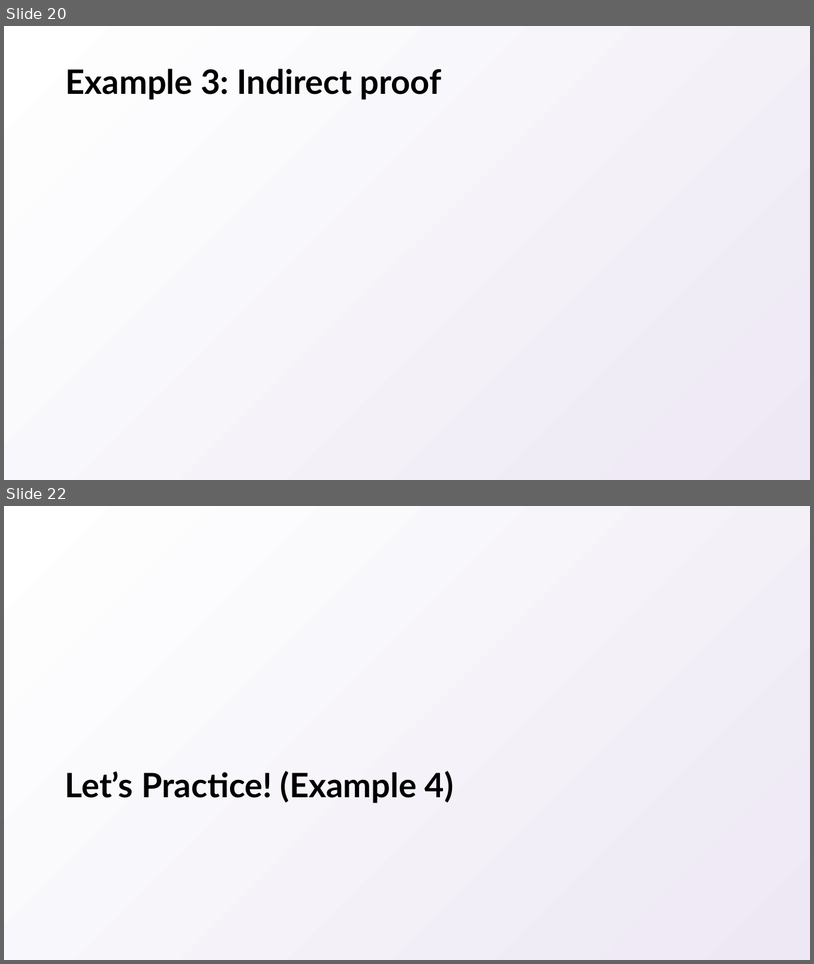
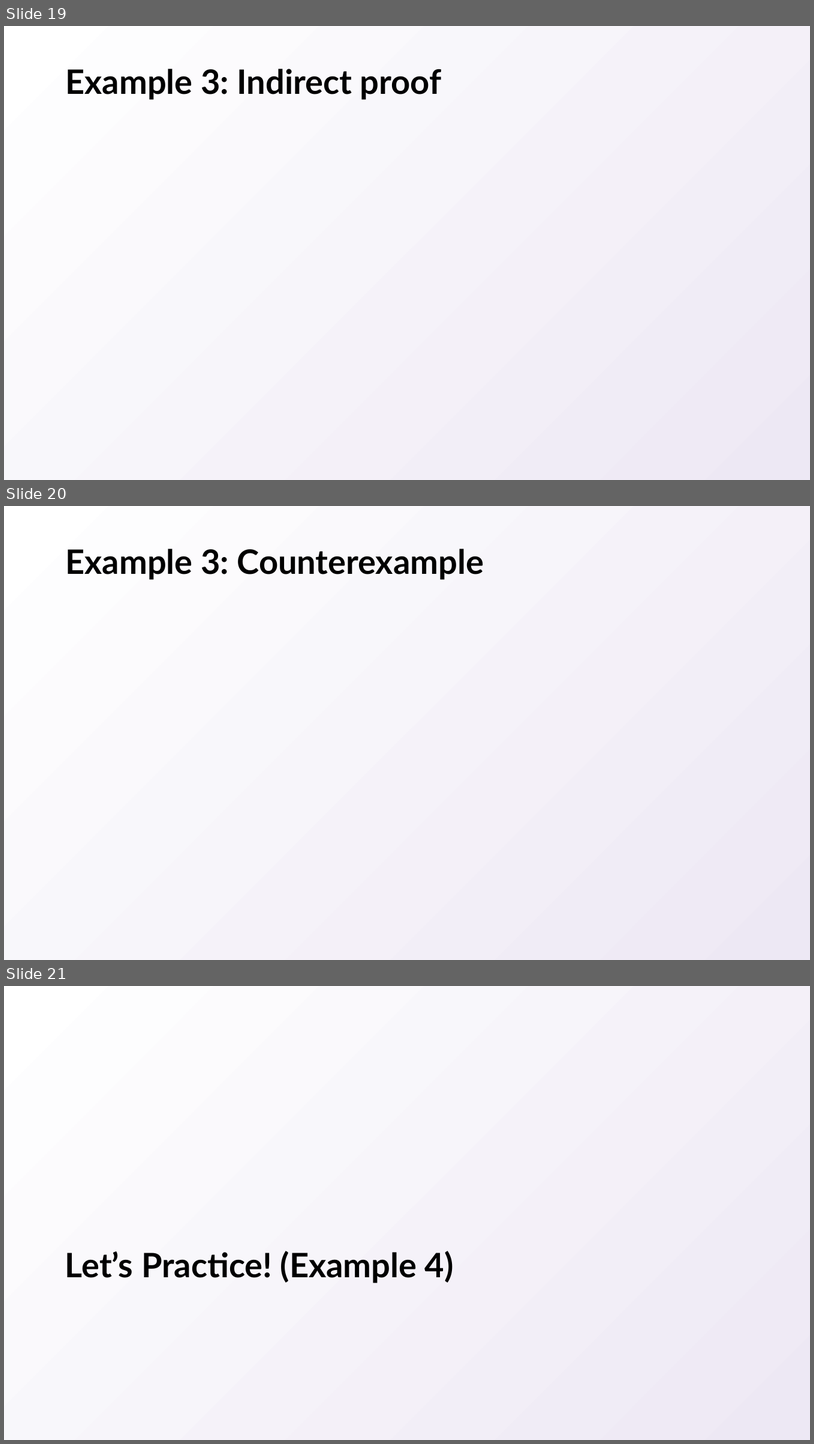
Before and after one commit to natebrunelle/cse417, a slide deck: markdown/files/slides/03.pptx. Shown one above the other, each under a label of ours: slides 20 and 22 before the commit, slides 19, 20 and 21 after it; the slides between them are not shown. The pictures are 814x964 and 814x1444 pixels, drawn with LibreOffice and Linux fonts; fonts in the diff are those of the drawing; grey boxes stand for pictures. Boxes give left, top, right and bottom in pixels: in the first picture for what was removed or moved away, otherwise in the second. Text is boxed around its words. In the diff, an @@ line names an element or a change of style, - is before the commit and + after.

```diff
--- a/markdown/files/slides/03.pptx
+++ b/markdown/files/slides/03.pptx
@@ slide 20 added at (4,506,810,960), background gradient #FFFFFF to #EDE8F4 @@
@@ title added at (65,549,484,580), 40 pt, text #000000, bold @@
+Example 3: Counterexample
@@ what was slide 20 is now slide 19 @@
@@ what was slide 22 is now slide 21 @@
```
Also in this commit, not shown: 5 slides changed, 10 other slides added, 2 other files.
